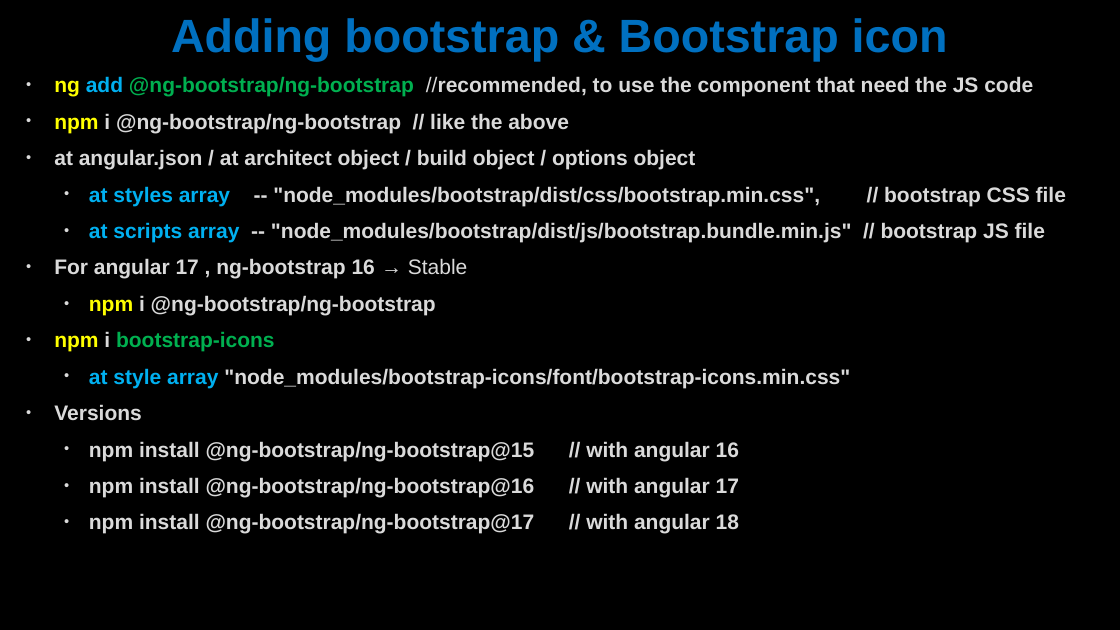
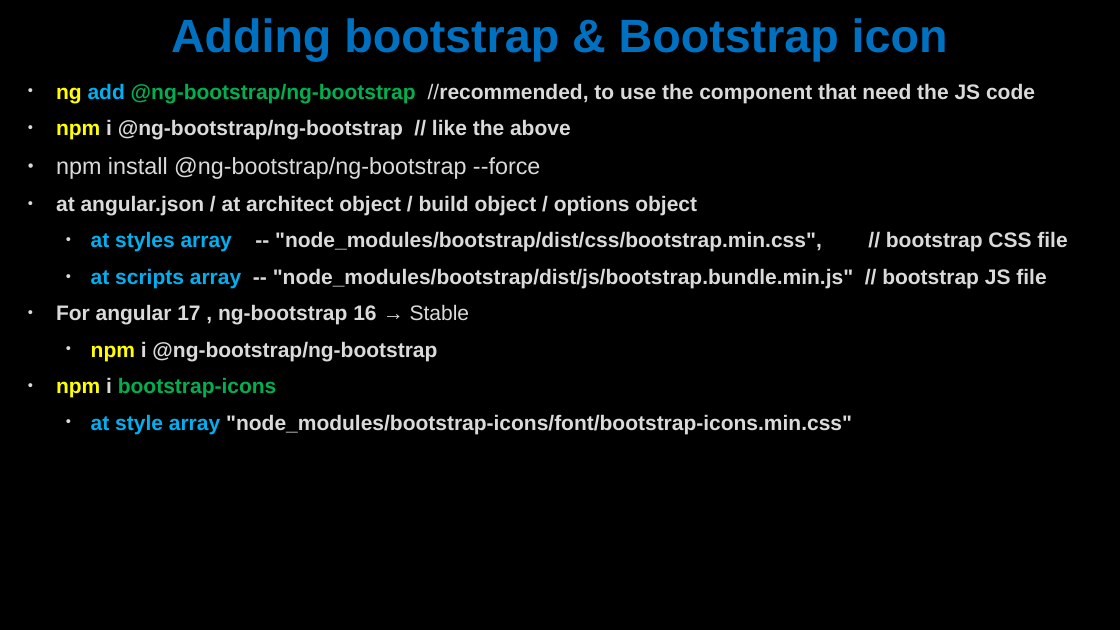
Before and after one commit to AhmedMohamedSamir1/Summary, a slide deck: slide 33 of Angular & type script/Angular.pptx. Drawn at 1120x630 pixels with LibreOffice and Linux fonts; fonts in the diff are those of the drawing; background and template pictures are left out. Boxes give left, top, right and bottom in pixels: in the first picture for what was removed or moved away, otherwise in the second. Text is boxed around its words. In the diff, an @@ line names an element or a change of style, - is before the commit and + after.

```diff
--- a/Angular & type script/Angular.pptx
+++ b/Angular & type script/Angular.pptx
@@ text at (56,157,540,179): paragraph added @@
+• npm install @ng-bootstrap/ng-bootstrap --force
@@ text at (54,404,739,534): paragraphs removed @@
-• Versions
-  • npm install @ng-bootstrap/ng-bootstrap@15 // with angular 16
-  • npm install @ng-bootstrap/ng-bootstrap@16 // with angular 17
-  • npm install @ng-bootstrap/ng-bootstrap@17 // with angular 18
```
Also in this commit, not shown: 6 other files.
